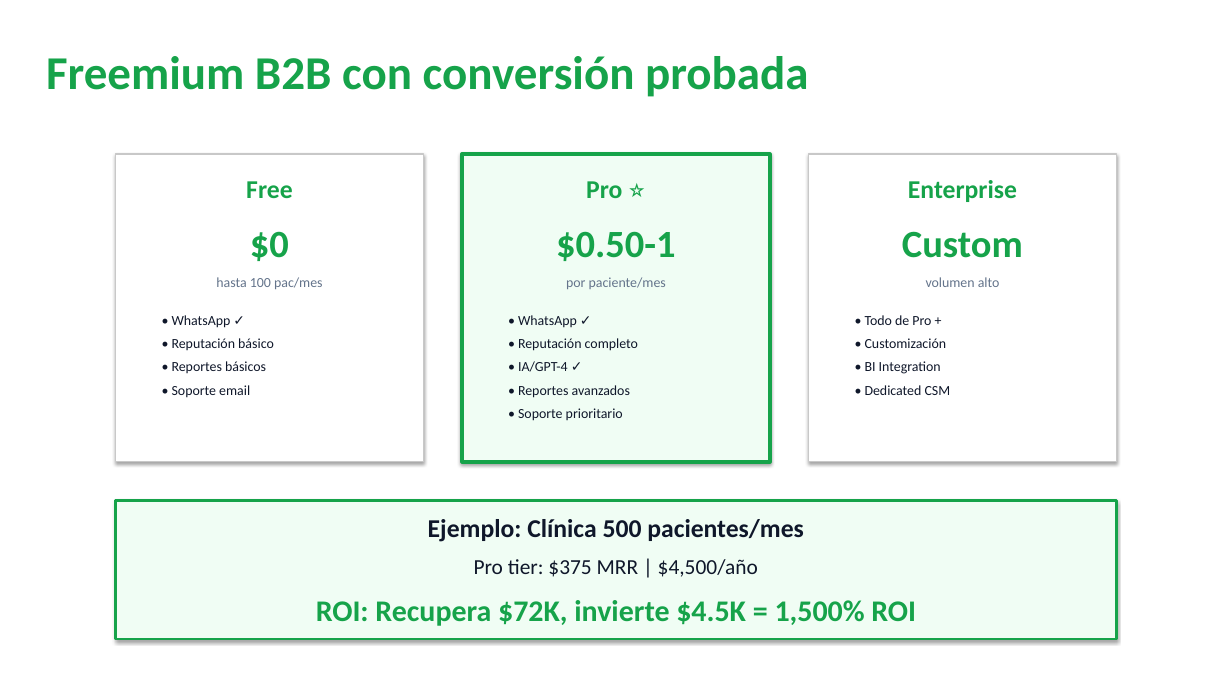
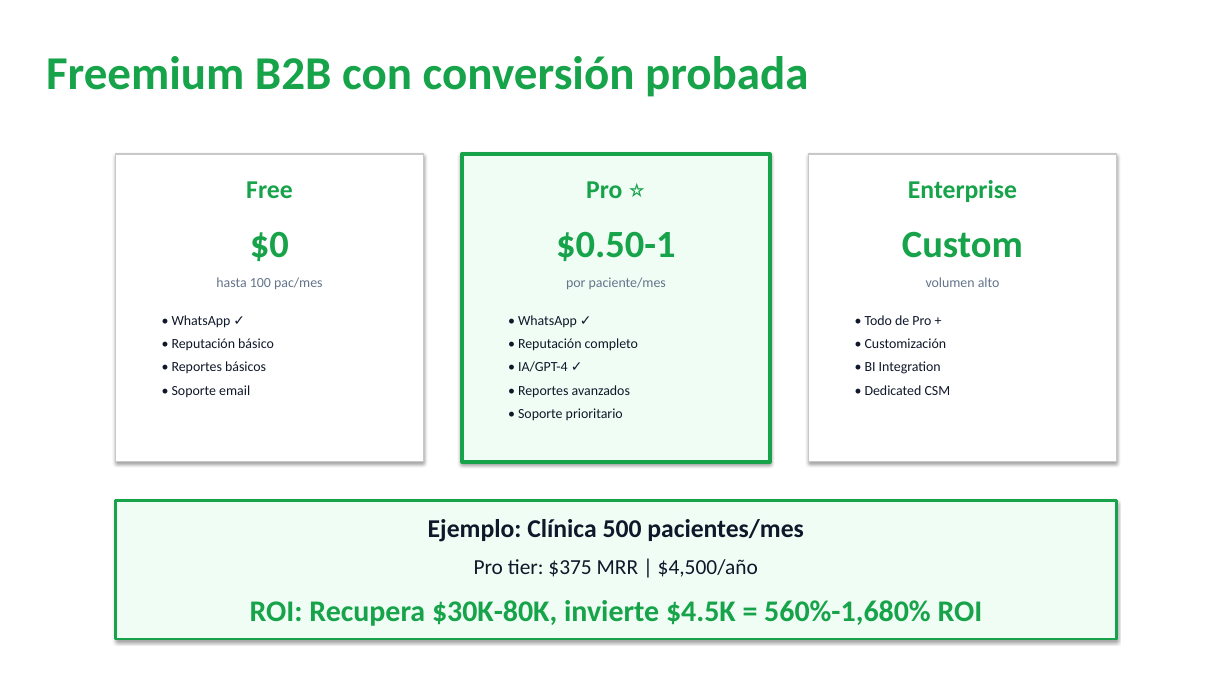
Before and after one commit to panchtox/startup-teleconsultas, a slide deck: slide 6 of 08_pitches/TeleAssist_Pitch_Deck_Inversores.pptx. Drawn at 1232x693 pixels with LibreOffice and Linux fonts; fonts in the diff are those of the drawing. Boxes give left, top, right and bottom in pixels: in the first picture for what was removed or moved away, otherwise in the second. Text is boxed around its words. In the diff, an @@ line names an element or a change of style, - is before the commit and + after.

```diff
--- a/08_pitches/TeleAssist_Pitch_Deck_Inversores.pptx
+++ b/08_pitches/TeleAssist_Pitch_Deck_Inversores.pptx
@@ text in rectangle at [250, 600, 983, 626]: text changed @@
-ROI: Recupera $72K, invierte $4.5K = 1,500% ROI
+ROI: Recupera $30K-80K, invierte $4.5K = 560%-1,680% ROI
```
Also in this commit, not shown: 5 other slides changed, 3 other files.
